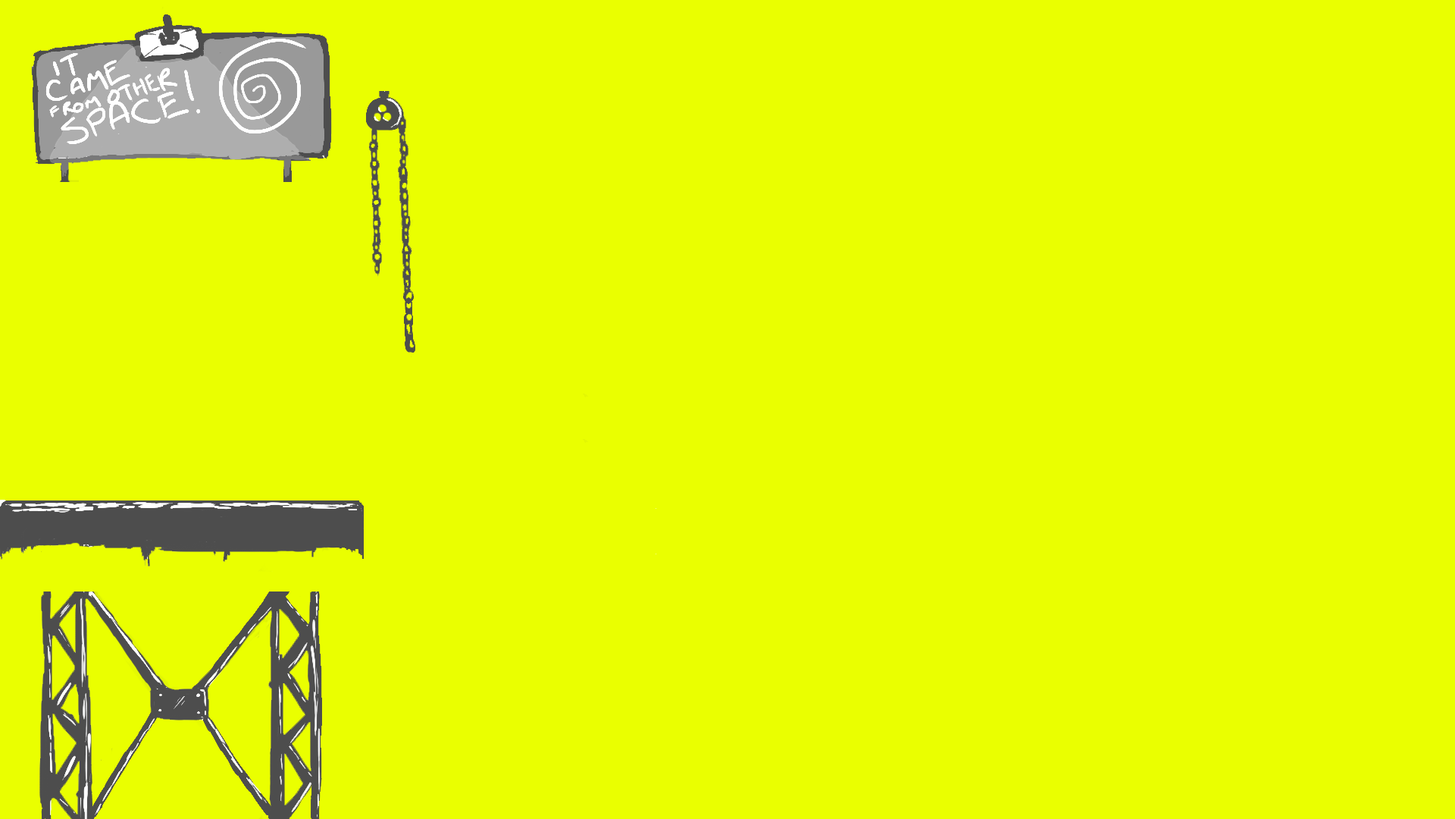
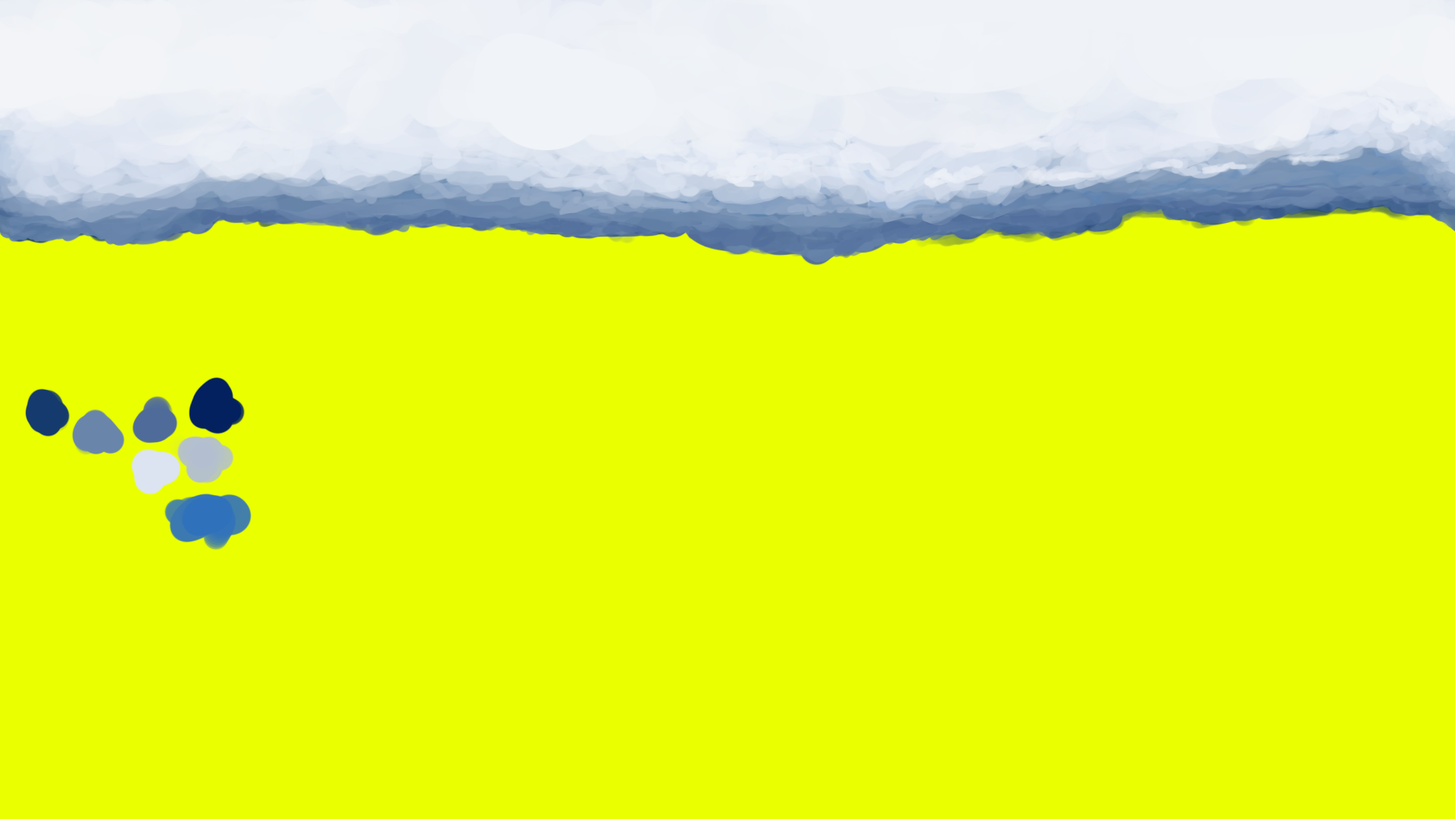
Before/after of a 1455px x 819px layered artwork. What changed in the layer stack:
added group "Group 2" with 2 layers above "Group 1" over [0, 0, 1455, 551]
added layer "Layer 36" in group "Group 2" over [0, 0, 1455, 267]
added layer "Layer 17" in group "Group 2" over [25, 376, 253, 551]
moved "Layer 6" into group "Group 1" over [31, 4, 332, 182]
moved "Layer 5" into group "Group 1" over [366, 90, 416, 358]
moved "Layer 1 copy 2" into group "Group 1" over [39, 438, 658, 819]
moved "Layer 1" into group "Group 1", painted on it over [0, 265, 658, 572]
